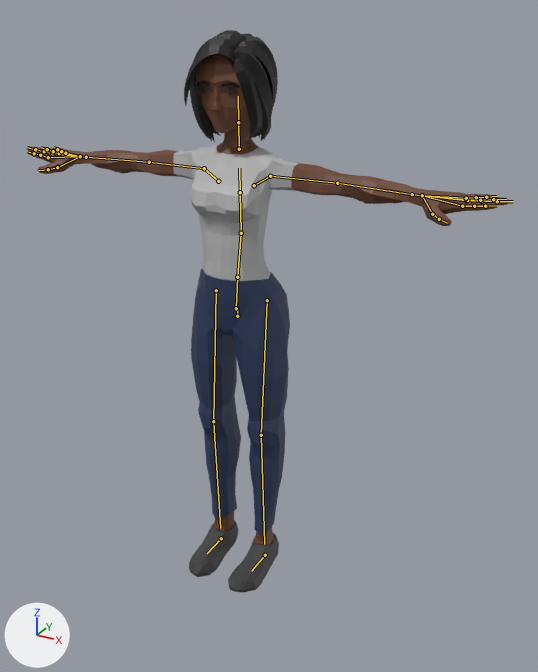
The glTF model js/models/avatars/club-crowd-f1.glb as it was, and as the next commit left it.
Before and after are seen from a camera (50 mm lens) standing at (1.187, -2.014, 1.9) and looking at (0.097, -0.033, 0.909). Arrows for +X, +Y and +Z are at lower left; the lights stay in place. The older version comes first. The bones that change, and the others that lie on the model, are drawn over the model as lines.

Objects in the first picture: 'Casual_Body'.
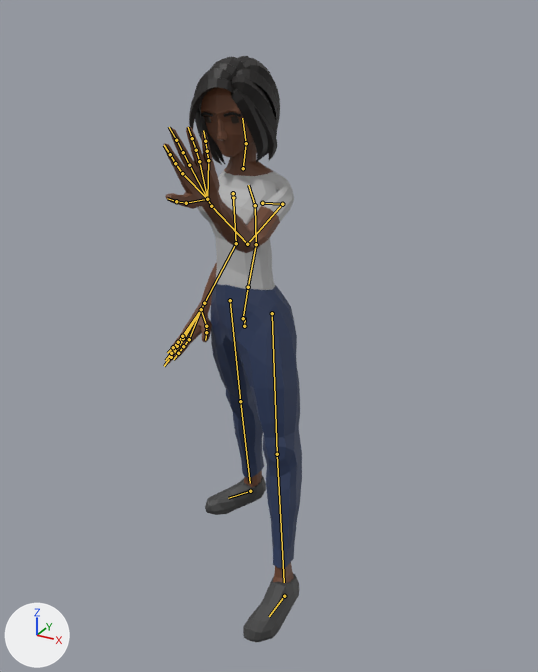
The newer file adds an action. The first version stands in its rest pose; the second is drawn at frame 9 of the action 'Yes'.

Boxes [x1, y1, x2, y2] around the edits, measured in the pictures (538 x 672 px):
'Casual_Body', posed (71% narrower)
    before: [27, 30, 511, 592]
    after: [163, 56, 302, 642]
bone 'Body', root to tip
    before: (237, 316) to (237, 307)
    after: (244, 326) to (245, 317)
bone 'Torso', root to tip
    before: (241, 233) to (240, 192)
    after: (256, 244) to (255, 205)
bone 'Chest', root to tip
    before: (240, 192) to (239, 168)
    after: (255, 205) to (248, 185)
bone 'Neck', root to tip
    before: (239, 149) to (238, 122)
    after: (243, 168) to (246, 143)
bone 'Head', root to tip
    before: (238, 122) to (238, 96)
    after: (246, 143) to (242, 118)
bone 'Shoulder.L', root to tip
    before: (254, 185) to (270, 176)
    after: (262, 203) to (282, 204)
bone 'UpperArm.L', root to tip
    before: (270, 176) to (337, 183)
    after: (282, 204) to (247, 244)
bone 'LowerArm.L', root to tip
    before: (337, 183) to (412, 194)
    after: (247, 244) to (211, 206)
bone 'Wrist.L', root to tip
    before: (412, 194) to (422, 195)
    after: (211, 206) to (207, 199)
bone 'Shoulder.R', root to tip
    before: (218, 181) to (204, 168)
    after: (233, 197) to (233, 193)
bone 'UpperArm.R', root to tip
    before: (204, 168) to (149, 162)
    after: (233, 193) to (236, 243)
bone 'LowerArm.R', root to tip
    before: (149, 162) to (86, 157)
    after: (236, 243) to (204, 303)
bone 'Wrist.R', root to tip
    before: (86, 157) to (80, 156)
    after: (204, 303) to (201, 309)
bone 'UpperLeg.L', root to tip
    before: (267, 300) to (261, 435)
    after: (272, 313) to (277, 454)
bone 'LowerLeg.L', root to tip
    before: (261, 435) to (264, 544)
    after: (277, 454) to (284, 582)
bone 'UpperLeg.R', root to tip
    before: (216, 290) to (213, 421)
    after: (230, 300) to (240, 401)
bone 'LowerLeg.R', root to tip
    before: (213, 421) to (220, 528)
    after: (240, 401) to (250, 483)
bone 'Foot.L', root to tip
    before: (265, 555) to (251, 571)
    after: (284, 596) to (269, 616)
bone 'Foot.R', root to tip
    before: (221, 538) to (207, 553)
    after: (250, 491) to (228, 498)

The edits, one by one:
Bone 'Body' (bone_body) moves from (0.0, 0.0, 0.0) to (0.005, -0.048, -0.034).
Bone 'Body' (bone_body) turns from (0, 0, 0) to (-8, -13, 1) degrees about its own x, y and z.
Bone 'Torso' (bone_torso) turns from (0, 0, 0) to (7, 0, 0) degrees about its own x, y and z.
Bone 'Chest' (bone_chest) turns from (0, 0, 0) to (21, 0, 0) degrees about its own x, y and z.
Bone 'Neck' (bone_neck) turns from (0, 0, 0) to (-33, 0, 0) degrees about its own x, y and z.
Bone 'Head' (bone_head) turns from (0, 0, 0) to (21, 10, 4) degrees about its own x, y and z.
Bone 'Shoulder.L' (bone_shoulder_l) turns from (0, 0, 0) to (-51, -8, 18) degrees about its own x, y and z.
Bone 'UpperArm.L' (bone_upperarm_l) turns from (0, 0, 0) to (-34, 9, -99) degrees about its own x, y and z.
Bone 'LowerArm.L' (bone_lowerarm_l) turns from (0, 0, 0) to (79, 34, 49) degrees about its own x, y and z.
Bone 'Wrist.L' (bone_wrist_l) turns from (0, 0, 0) to (14, 17, 4) degrees about its own x, y and z.
Bone 'Shoulder.R' (bone_shoulder_r) turns from (0, 0, 0) to (-57, 7, -34) degrees about its own x, y and z.
Bone 'UpperArm.R' (bone_upperarm_r) turns from (0, 0, 0) to (-45, -44, 14) degrees about its own x, y and z.
Bone 'LowerArm.R' (bone_lowerarm_r) turns from (0, 0, 0) to (-15, -42, 54) degrees about its own x, y and z.
Bone 'Wrist.R' (bone_wrist_r) turns from (0, 0, 0) to (4, -10, 21) degrees about its own x, y and z.
Bone 'UpperLeg.L' (bone_upperleg_l) turns from (0, 0, 0) to (5, -12, -10) degrees about its own x, y and z.
Bone 'LowerLeg.L' (bone_lowerleg_l) turns from (0, 0, 0) to (-6, 1, 0) degrees about its own x, y and z.
Bone 'UpperLeg.R' (bone_upperleg_r) turns from (0, 0, 0) to (27, -15, 3) degrees about its own x, y and z.
Bone 'LowerLeg.R' (bone_lowerleg_r) turns from (0, 0, 0) to (-8, 0, 0) degrees about its own x, y and z.
Bone 'Foot.L' (bone_foot_l) moves from (0.0, 0.0, 0.0) to (0.151, 0.127, 0.03).
Bone 'Foot.L' (bone_foot_l) turns from (0, 0, 0) to (9, 0, 6) degrees about its own x, y and z.
Bone 'Foot.R' (bone_foot_r) moves from (0.0, 0.0, 0.0) to (-0.068, -0.347, 0.015).
Bone 'Foot.R' (bone_foot_r) turns from (0, 0, 0) to (9, 0, 44) degrees about its own x, y and z.
